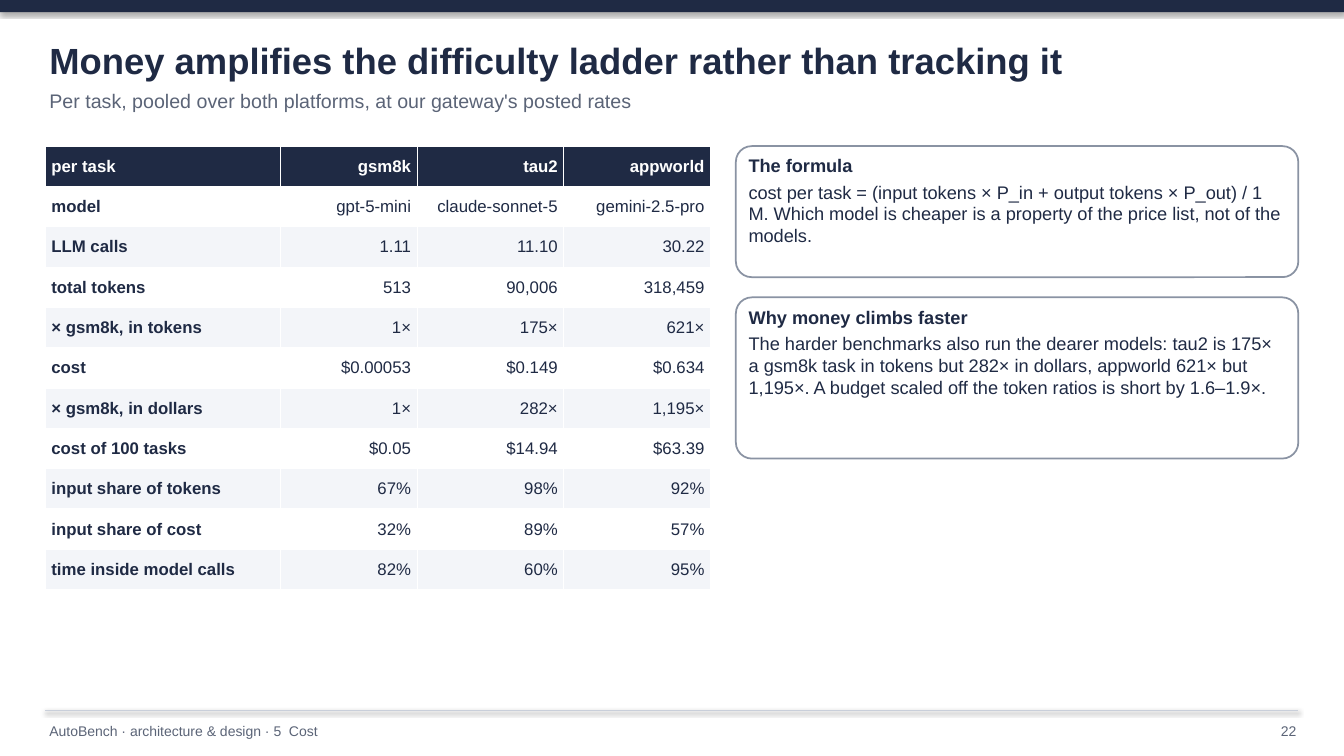
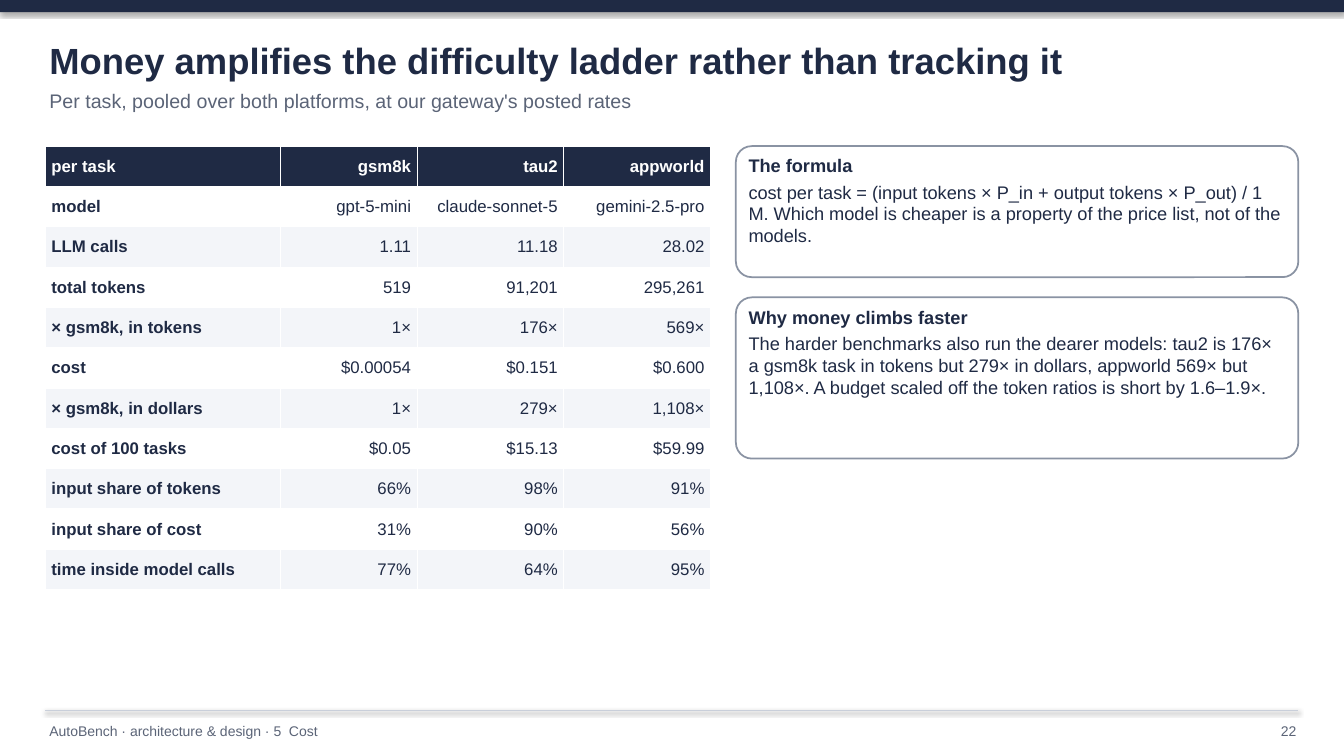
Before and after one commit to rossoctl/autobench, a slide deck: slide 22 of docs/AutoBench.pptx. Drawn at 1344x756 pixels with LibreOffice and Linux fonts; fonts in the diff are those of the drawing. Boxes give left, top, right and bottom in pixels: in the first picture for what was removed or moved away, otherwise in the second. Text is boxed around its words. In the diff, an @@ line names an element or a change of style, - is before the commit and + after.

```diff
--- a/docs/AutoBench.pptx
+++ b/docs/AutoBench.pptx
@@ table at box(45, 146, 712, 590) @@
-row 3, column 3: 11.10
+row 3, column 3: 11.18
-row 3, column 4: 30.22
+row 3, column 4: 28.02
-row 4: total tokens | 513 | 90,006 | 318,459
+row 4: total tokens | 519 | 91,201 | 295,261
-row 5, column 3: 175×
+row 5, column 3: 176×
-row 5, column 4: 621×
+row 5, column 4: 569×
-row 6: cost | $0.00053 | $0.149 | $0.634
+row 6: cost | $0.00054 | $0.151 | $0.600
-row 7, column 3: 282×
+row 7, column 3: 279×
-row 7, column 4: 1,195×
+row 7, column 4: 1,108×
-row 8, column 3: $14.94
+row 8, column 3: $15.13
-row 8, column 4: $63.39
+row 8, column 4: $59.99
-row 9, column 2: 67%
+row 9, column 2: 66%
-row 9, column 4: 92%
+row 9, column 4: 91%
-row 10: input share of cost | 32% | 89% | 57%
+row 10: input share of cost | 31% | 90% | 56%
-row 11, column 2: 82%
+row 11, column 2: 77%
-row 11, column 3: 60%
+row 11, column 3: 64%
@@ text in rounded rectangle at box(749, 336, 1272, 398): text changed @@
-The harder benchmarks also run the dearer models: tau2 is 175× a gsm8k task in tokens but 282× in dollars, appworld 621× but 1,195×. A budget scaled off the token ratios is short by 1.6–1.9×.
+The harder benchmarks also run the dearer models: tau2 is 176× a gsm8k task in tokens but 279× in dollars, appworld 569× but 1,108×. A budget scaled off the token ratios is short by 1.6–1.9×.
```
Also in this commit, not shown: 23 other slides changed, 37 other files.
